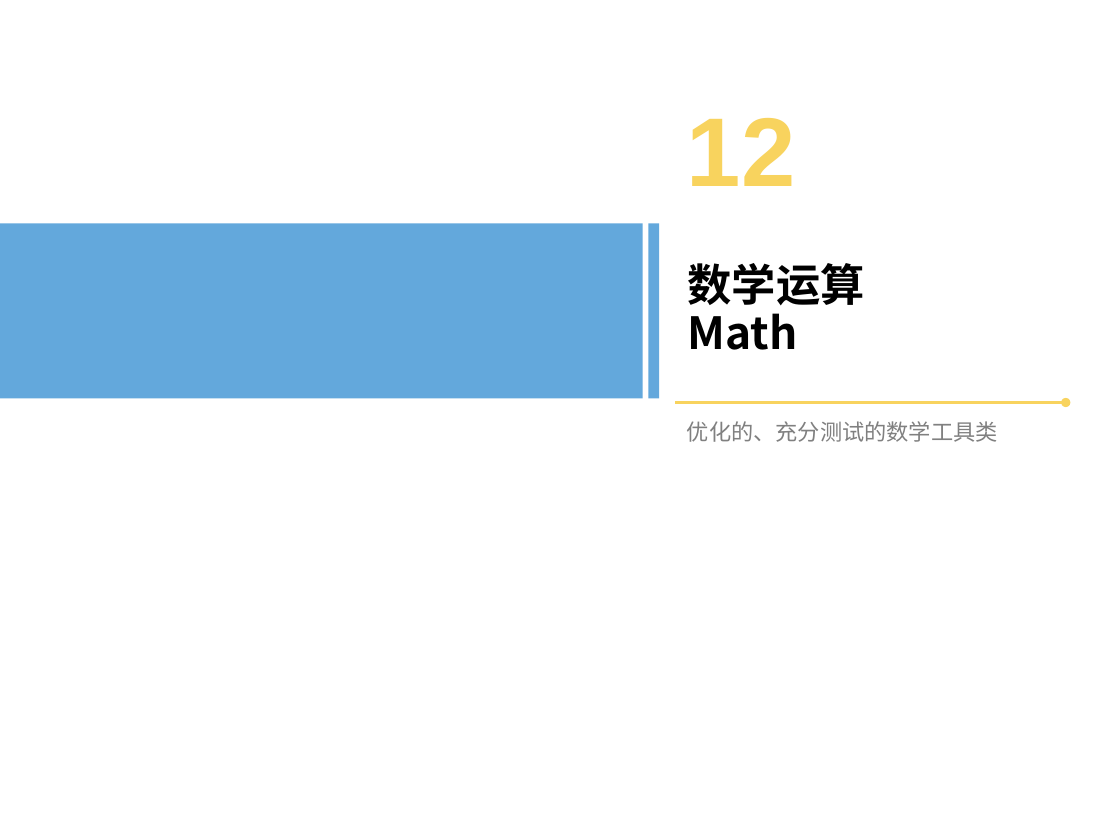
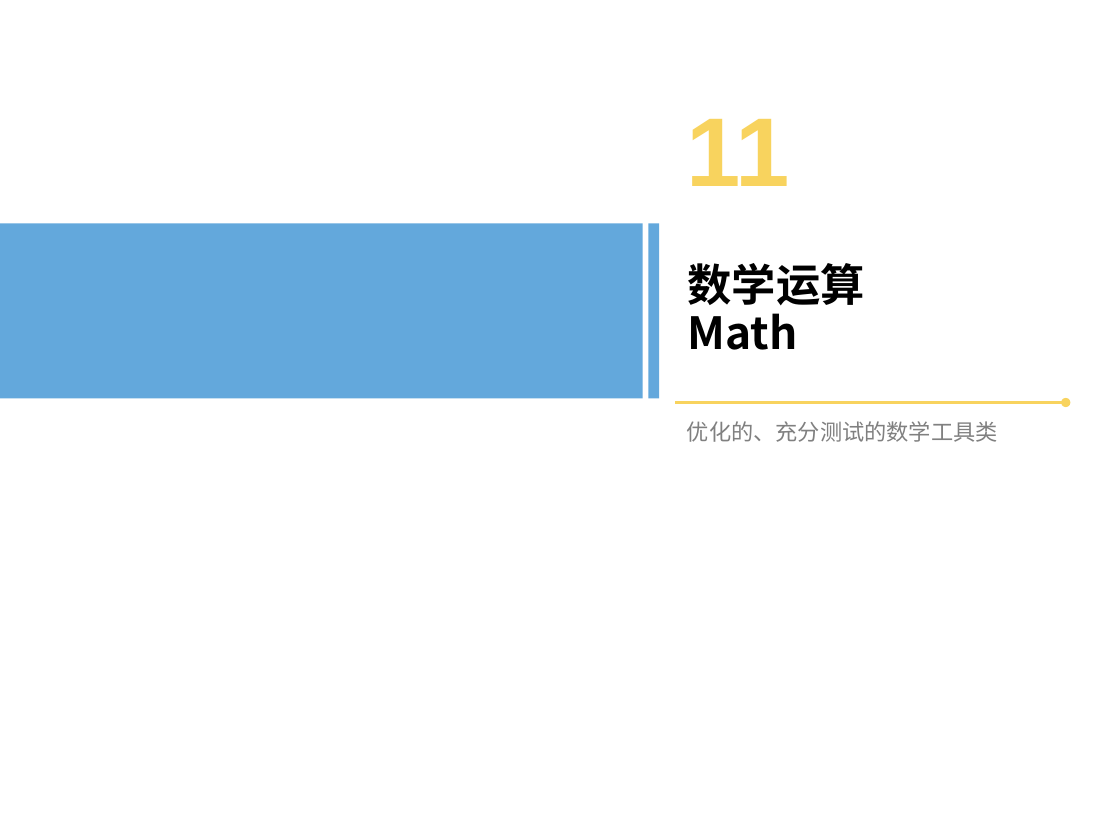
Before and after one commit to bxguo/guava, a slide deck: slide 90 of Guava介绍.pptx (slide 92 before the commit). Drawn at 1120x840 pixels with LibreOffice and Linux fonts; fonts in the diff are those of the drawing; background and template pictures are left out. Boxes give left, top, right and bottom in pixels: in the first picture for what was removed or moved away, otherwise in the second. Text is boxed around its words. In the diff, an @@ line names an element or a change of style, - is before the commit and + after.

```diff
--- a/Guava介绍.pptx
+++ b/Guava介绍.pptx
@@ text at bbox=[687, 119, 790, 186]: text changed @@
-12
+11
```
Also in this commit, not shown: 3 other slides changed, 1 slide added, 3 slides removed, 5 other files.
